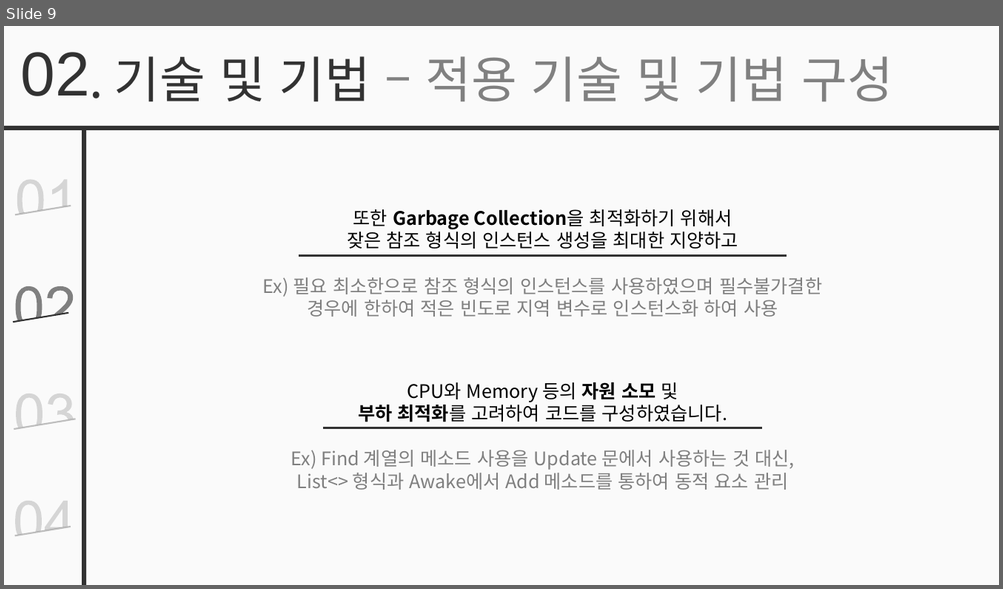
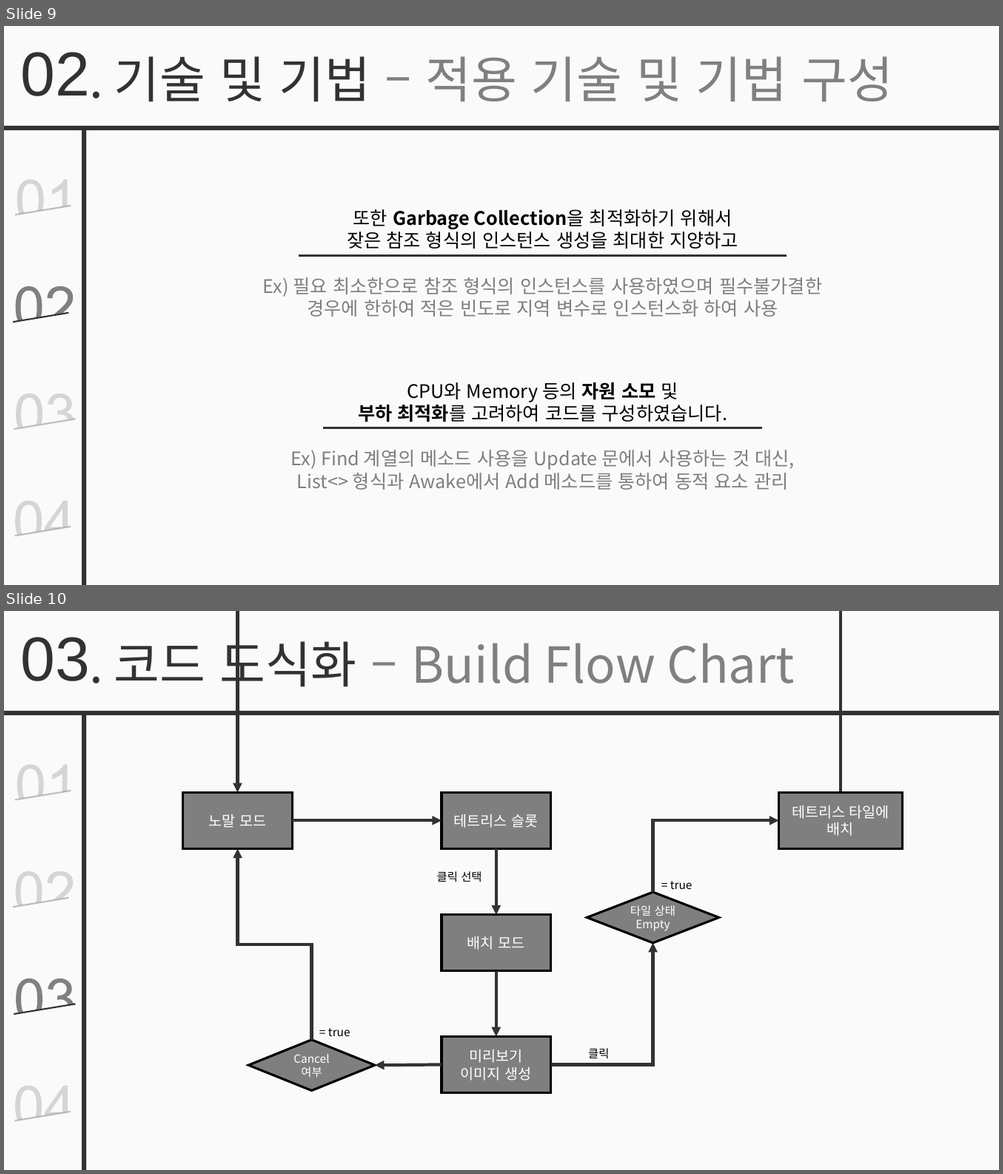
Before and after one commit to simplex3510/GeoStrike, a slide deck: 발표용.pptx. Shown one above the other, each under a label of ours: slide 9 before the commit, slides 9 and 10 after it. The pictures are 1003x589 and 1003x1174 pixels, drawn with LibreOffice and Linux fonts; fonts in the diff are those of the drawing. Boxes give left, top, right and bottom in pixels: in the first picture for what was removed or moved away, otherwise in the second. Text is boxed around its words. In the diff, an @@ line names an element or a change of style, - is before the commit and + after.

```diff
--- a/발표용.pptx
+++ b/발표용.pptx
@@ slide 10 added at [4, 611, 999, 1170], background #FFFFFF; not listed: 1 template element that a slide beside it also shows @@
@@ text added at [114, 632, 794, 695], 48 pt, text #808080 @@
+. 코드 도식화 – Build Flow Chart
@@ text added at [21, 637, 90, 681], 60 pt, text #323232 @@
+03
@@ rectangle added at [5, 711, 999, 715], fill #323232 @@
@@ rectangle added at [82, 715, 86, 1170], fill #323232 @@
@@ freeform shape added at [17, 765, 68, 799], fill #808080 at 30% opacity @@
@@ line added from (15, 800) to (71, 791), #323232 1.5 pt @@
@@ group added at [183, 774, 902, 1093]: 5 rectangles, 4 elbow arrows, 4 texts, 4 arrows, 2 diamonds @@
+테트리스 슬롯
+미리보기
+이미지 생성
+배치 모드
+노말 모드
+Cancel 여부
+= true
+테트리스 타일에 배치
+클릭 선택
+타일 상태 Empty
+= true
+클릭
@@ freeform shape added at [15, 871, 73, 906], fill #808080 at 30% opacity @@
@@ line added from (13, 907) to (69, 898), #323232 1.5 pt @@
@@ freeform shape added at [16, 979, 74, 1013], fill #808080 @@
@@ line added from (14, 1014) to (76, 1004), #323232 1.5 pt @@
@@ freeform shape added at [15, 1086, 68, 1121], fill #808080 at 30% opacity @@
@@ line added from (15, 1122) to (71, 1113), #323232 1.5 pt @@
```
Also in this commit, not shown: 1 slide changed, 4 other slides added, 2 slides removed.
